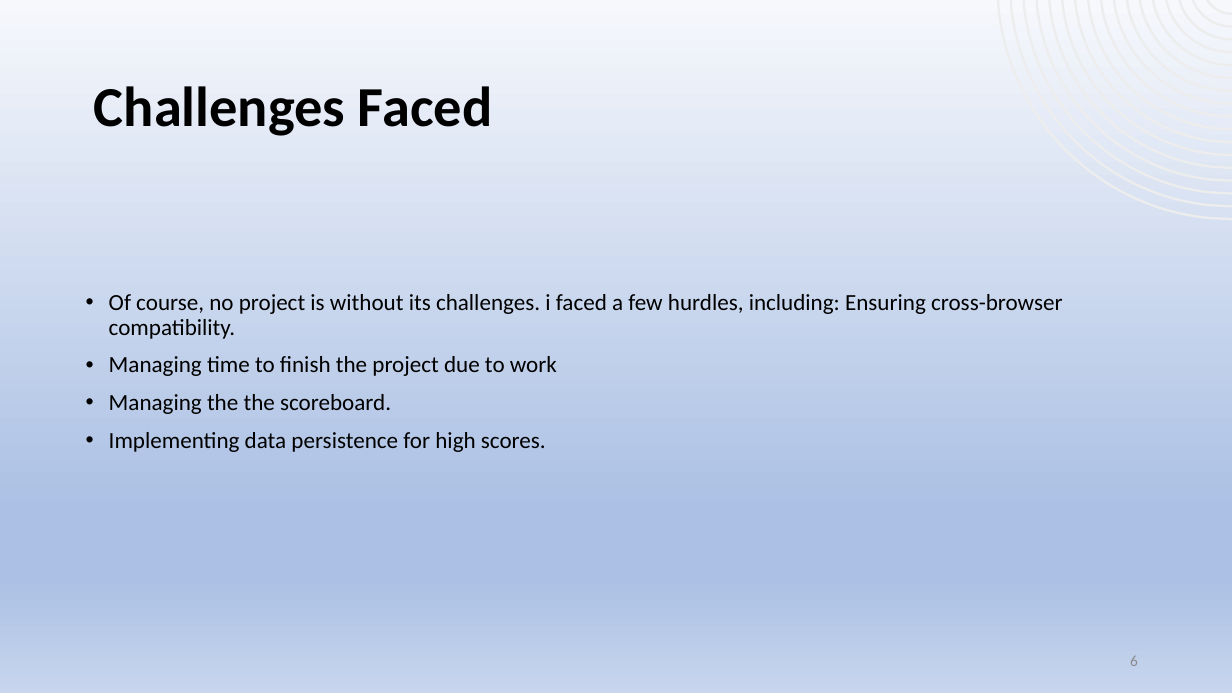
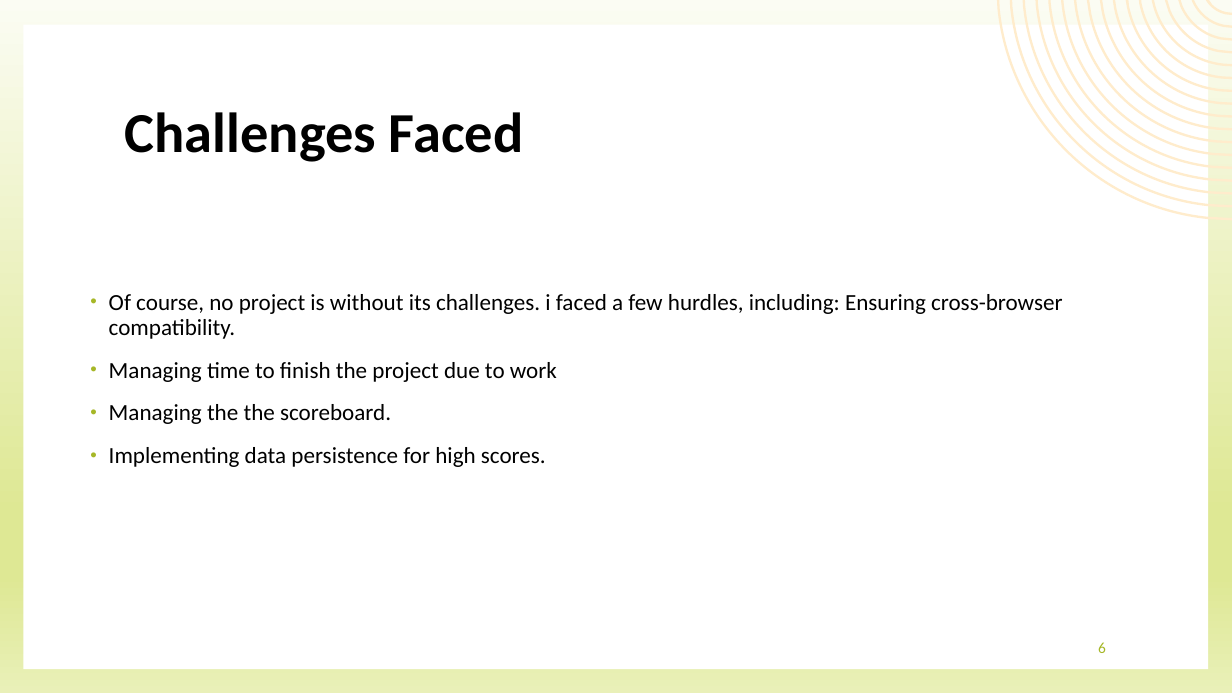
Before and after one commit to ulemumwenye/trivia101, a slide deck: slide 6 of trivia 101 final presentation.pptx. Drawn at 1232x693 pixels with LibreOffice and Linux fonts; fonts in the diff are those of the drawing. Boxes give left, top, right and bottom in pixels: in the first picture for what was removed or moved away, otherwise in the second. Text is boxed around its words. In the diff, an @@ line names an element or a change of style, - is before the commit and + after.

```diff
--- a/trivia 101 final presentation.pptx
+++ b/trivia 101 final presentation.pptx
@@ background gradient #F6F8FC to #ABC0E4 to #C7D5ED to gradient #FBFCF3 to #DEE894 to #E9F0B8 @@
@@ rectangle added at (23, 25, 1208, 669), fill #FFFFFF @@
@@ freeform shape at (997, 0, 1232, 221): fill #EDEDED to #FFECCC @@
@@ title "Challenges Faced": place and size @@
-title "Challenges Faced" at (94, 86, 492, 136)
+title "Challenges Faced" at (125, 112, 523, 162)
@@ text "Of course, no project is ..." at (109, 294, 1063, 467): indent changed; more space between paragraphs @@
@@ page number: place and size @@
-page number at (1130, 656, 1138, 666)
+page number at (1098, 642, 1106, 653)
@@ page number at (1098, 642, 1106, 653): text colour #8C8C8C to #A6B727 @@
```
Also in this commit, not shown: 7 other slides changed.
